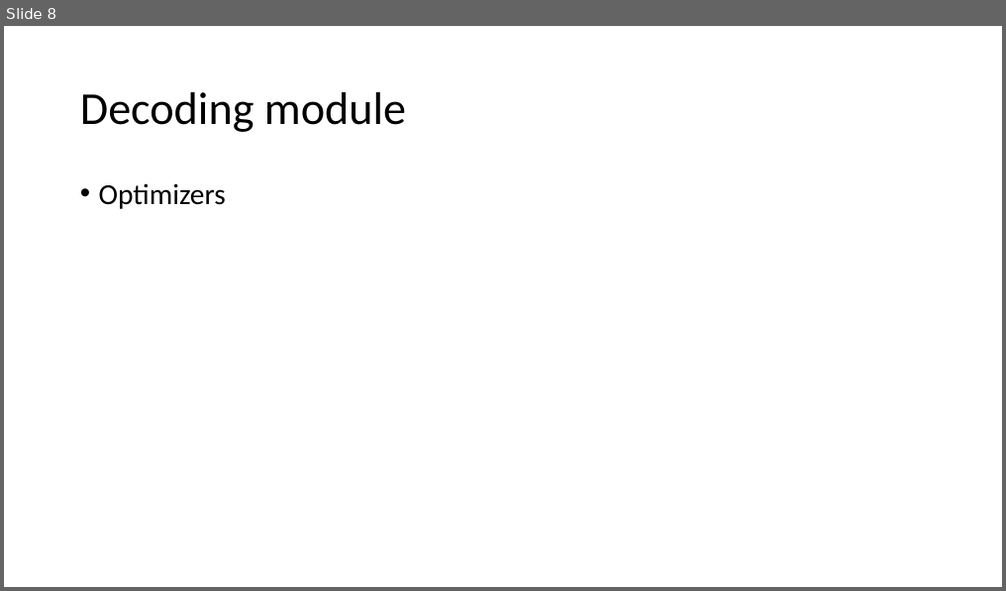
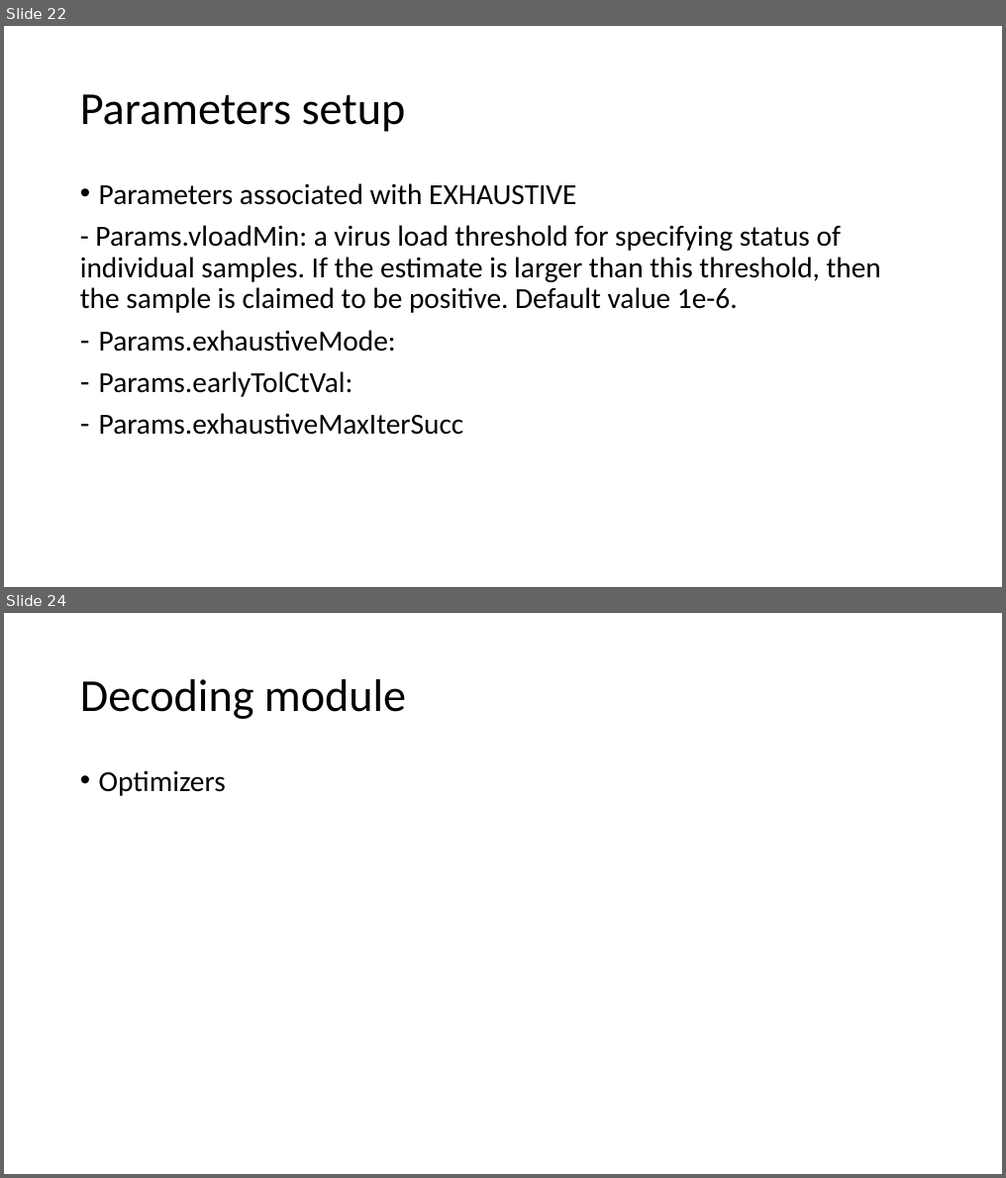
Before and after one commit to JAMES-YI/00_CS_Virus_Testing, a slide deck: 00_System_Architectures_JYI_20201122.pptx. Shown one above the other, each under a label of ours: slide 8 before the commit, slides 22 and 24 after it; the slides between them are not shown. The pictures are 1006x591 and 1006x1178 pixels, drawn with LibreOffice and Linux fonts; fonts in the diff are those of the drawing. Boxes give left, top, right and bottom in pixels: in the first picture for what was removed or moved away, otherwise in the second. Text is boxed around its words. In the diff, an @@ line names an element or a change of style, - is before the commit and + after.

```diff
--- a/00_System_Architectures_JYI_20201122.pptx
+++ b/00_System_Architectures_JYI_20201122.pptx
@@ slide 22 added at [4,26,1002,587], background #FFFFFF @@
@@ title added at [80,94,406,132], 44 pt, text #000000 @@
+Parameters setup
@@ text added at [80,183,881,435], 28 pt, text #000000 @@
+• Parameters associated with EXHAUSTIVE
+- Params.vloadMin: a virus load threshold for specifying status of individual samples. If the estimate is larger than this threshold, then the sample is claimed to be positive. Default value 1e-6.
+– Params.exhaustiveMode:
+– Params.earlyTolCtVal:
+– Params.exhaustiveMaxIterSucc
@@ what was slide 8 is now slide 24 @@
```
Also in this commit, not shown: 15 other slides added, 52 other files.
